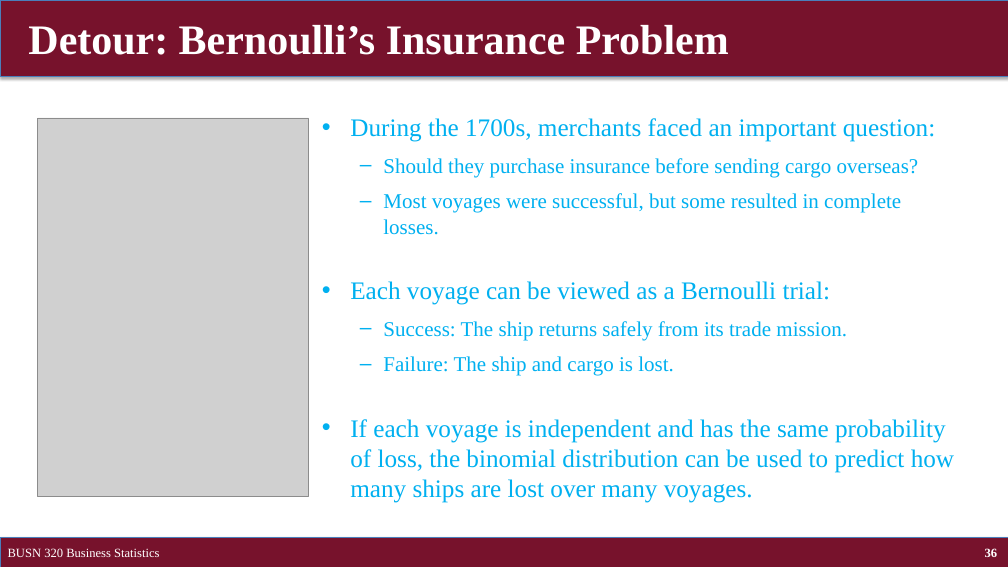
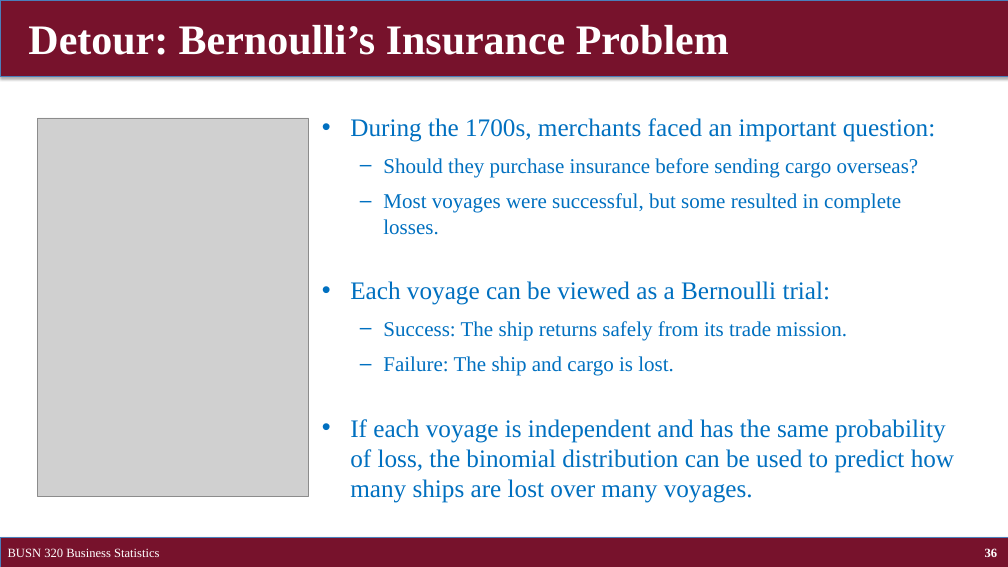
Before and after one commit to brianhwpark/brianhwpark.github.io, a slide deck: slide 36 of files/teaching-resources/concordiacollege-busn-320/busn-320-lecture-note/busn320-ch05.pptx. Drawn at 1008x567 pixels with LibreOffice and Linux fonts; fonts in the diff are those of the drawing; grey boxes stand for pictures. Boxes give left, top, right and bottom in pixels: in the first picture for what was removed or moved away, otherwise in the second. Text is boxed around its words. In the diff, an @@ line names an element or a change of style, - is before the commit and + after.

```diff
--- a/files/teaching-resources/concordiacollege-busn-320/busn-320-lecture-note/busn320-ch05.pptx
+++ b/files/teaching-resources/concordiacollege-busn-320/busn-320-lecture-note/busn320-ch05.pptx
@@ text "During the 1700s, merchants faced ..." at [350,118,954,503]: text colour #00B0F0 to #0070C0 @@
```
Also in this commit, not shown: 2 other slides changed, 10 other files.
